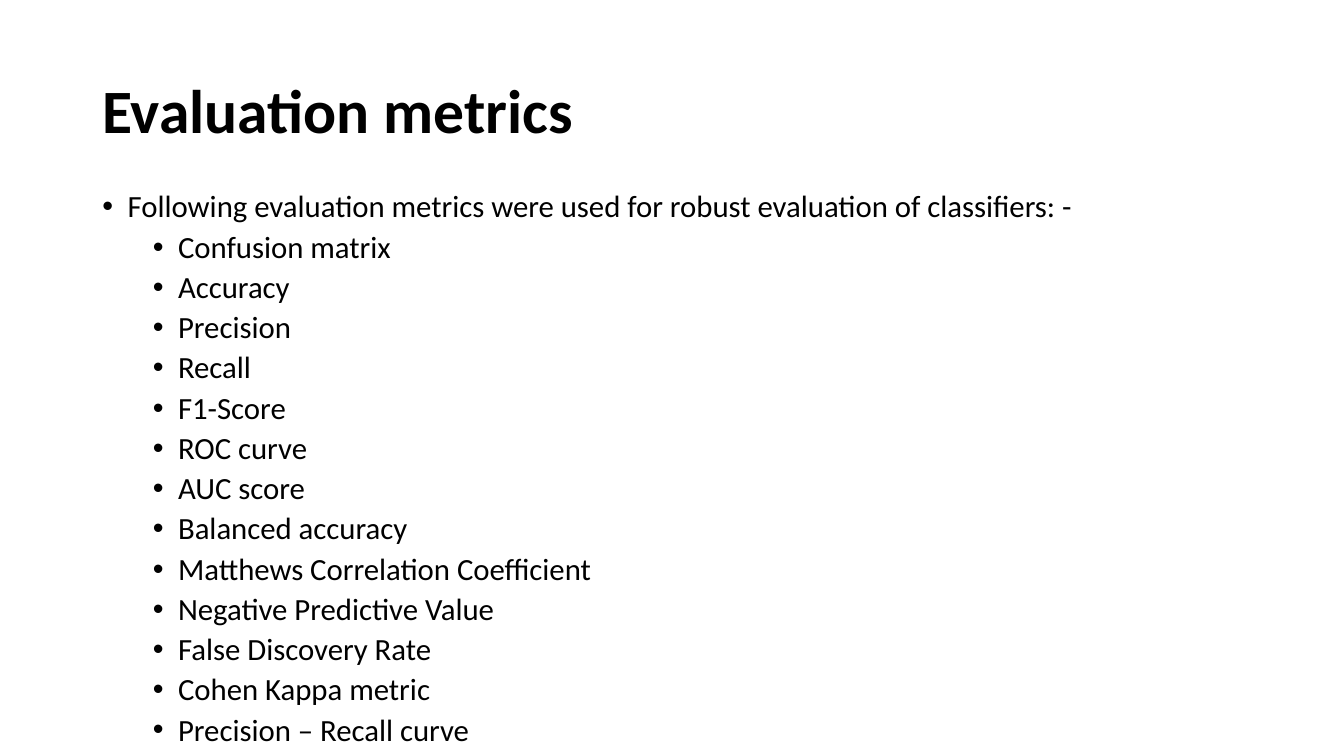
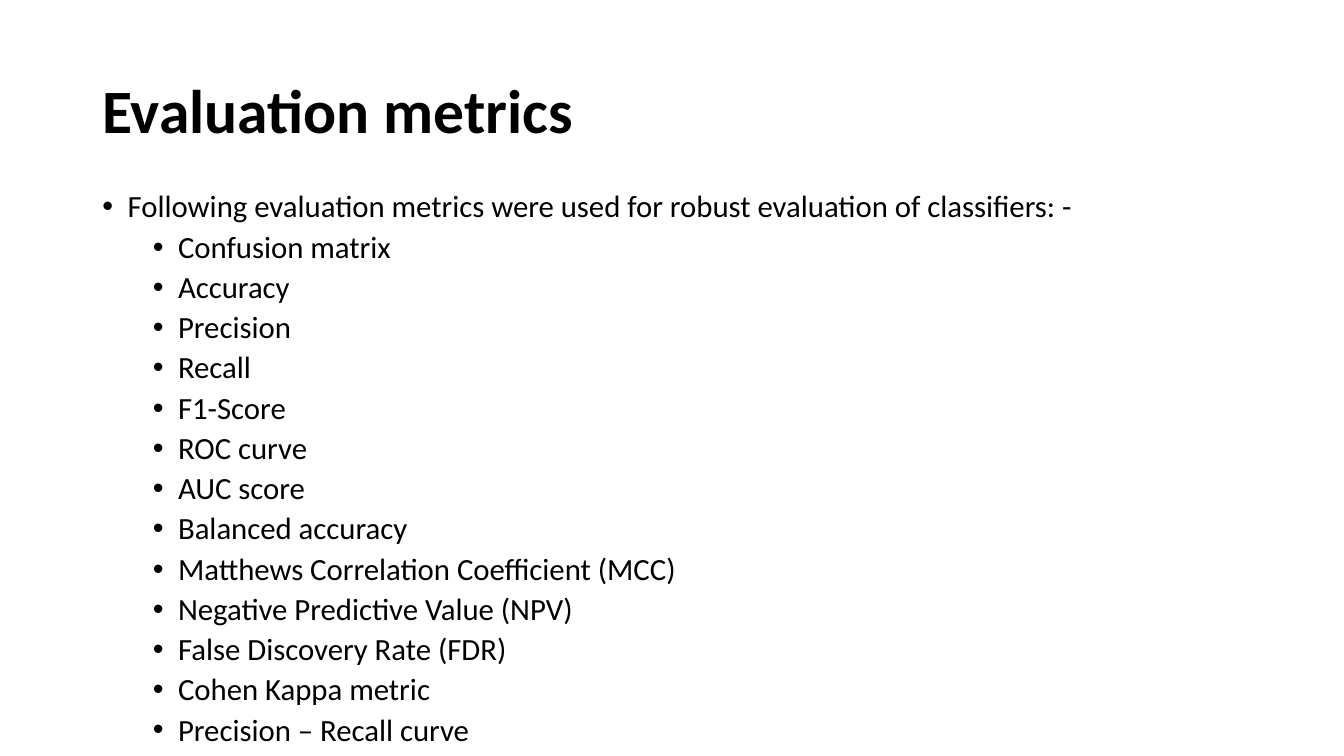
Before and after one commit to taruchit/BITS_dissertation, a slide deck: slide 22 of Documentation/Final_document/To Establish Baseline for Threat Detection.pptx. Drawn at 1344x756 pixels with LibreOffice and Linux fonts; fonts in the diff are those of the drawing. Boxes give left, top, right and bottom in pixels: in the first picture for what was removed or moved away, otherwise in the second. Text is boxed around its words. In the diff, an @@ line names an element or a change of style, - is before the commit and + after.

```diff
--- a/Documentation/Final_document/To Establish Baseline for Threat Detection.pptx
+++ b/Documentation/Final_document/To Establish Baseline for Threat Detection.pptx
@@ text at (178,557,676,665): text changed @@
-  • Matthews Correlation Coefficient
-  • Negative Predictive Value
-  • False Discovery Rate
+  • Matthews Correlation Coefficient (MCC)
+  • Negative Predictive Value (NPV)
+  • False Discovery Rate (FDR)
```
Also in this commit, not shown: 5 other slides changed, 45 slides added.
